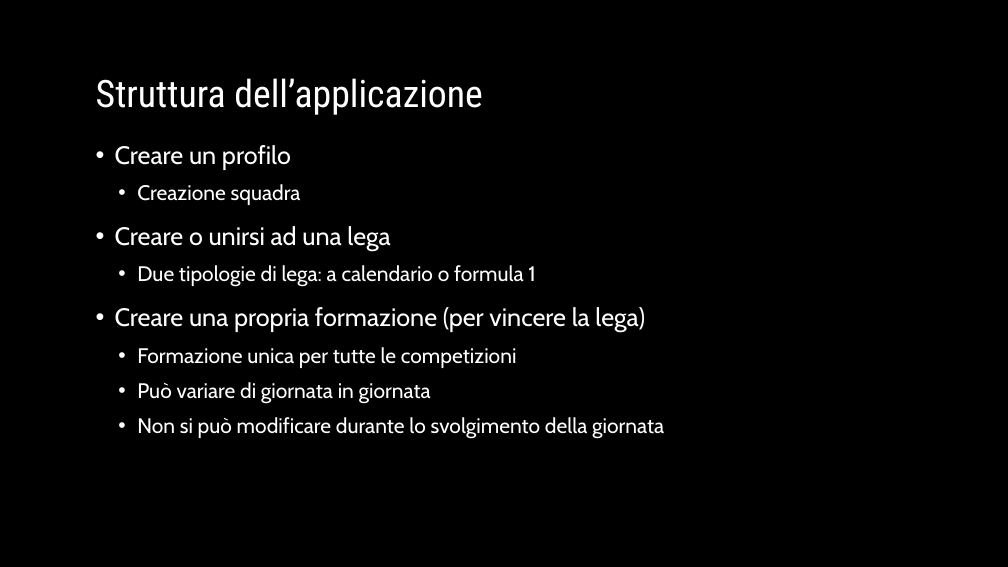
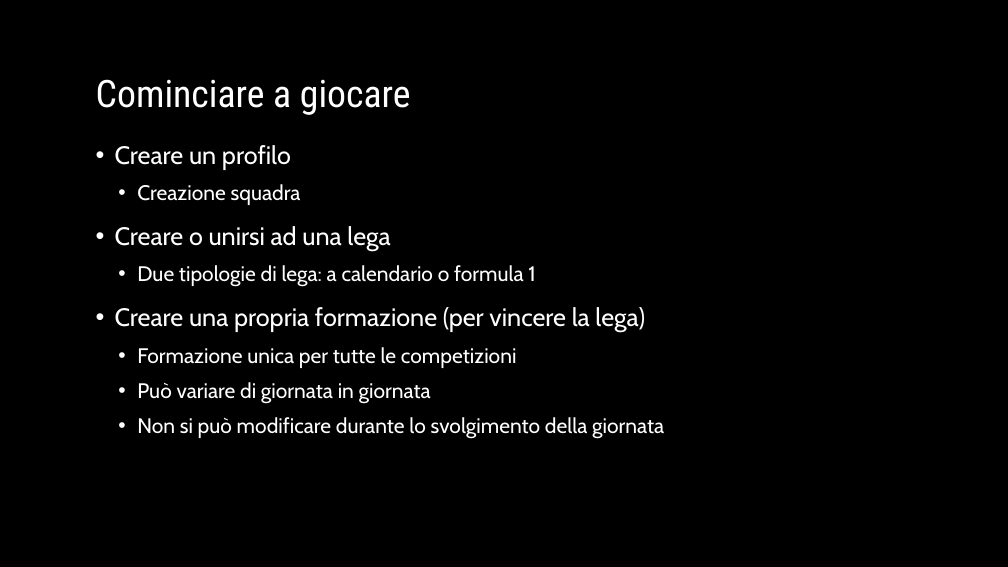
Before and after one commit to GiovanniMarchetto/Fantabasket, a slide deck: slide 3 of Fanta-basket.pptx. Drawn at 1008x567 pixels with LibreOffice and Linux fonts; fonts in the diff are those of the drawing; background and template pictures are left out. Boxes give left, top, right and bottom in pixels: in the first picture for what was removed or moved away, otherwise in the second. Text is boxed around its words. In the diff, an @@ line names an element or a change of style, - is before the commit and + after.

```diff
--- a/Fanta-basket.pptx
+++ b/Fanta-basket.pptx
@@ title at (x1=96, y1=79, x2=411, y2=115): text changed @@
-Struttura dell’applicazione
+Cominciare a giocare
```
Also in this commit, not shown: 3 other slides changed, 14 slides added, 8 other files.
